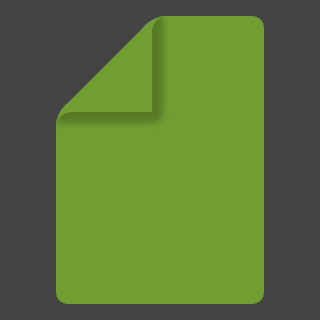
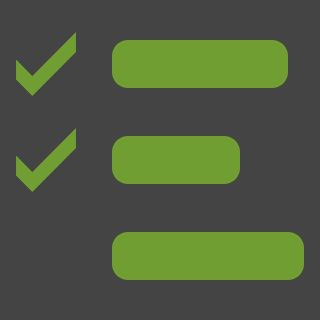
The second (320, 320) image is a revision of the first. Changes to its layers:
showed group "board" (7 layers) over [16, 16, 304, 304]
added group "generic" with 5 layers in group "board" over [16, 32, 304, 280]
added layer "tick2" in group "generic" over [16, 128, 76, 192]
added layer "tick1" in group "generic" over [16, 32, 76, 96]
added layer "Rounded Rectangle 7" in group "generic" over [112, 40, 288, 88]
added layer "Rounded Rectangle 7 copy" in group "generic" over [112, 136, 240, 184]
added layer "Rounded Rectangle 7 copy 2" in group "generic" over [112, 232, 304, 280]
hid group "new" (3 layers) over [56, 16, 264, 304]
